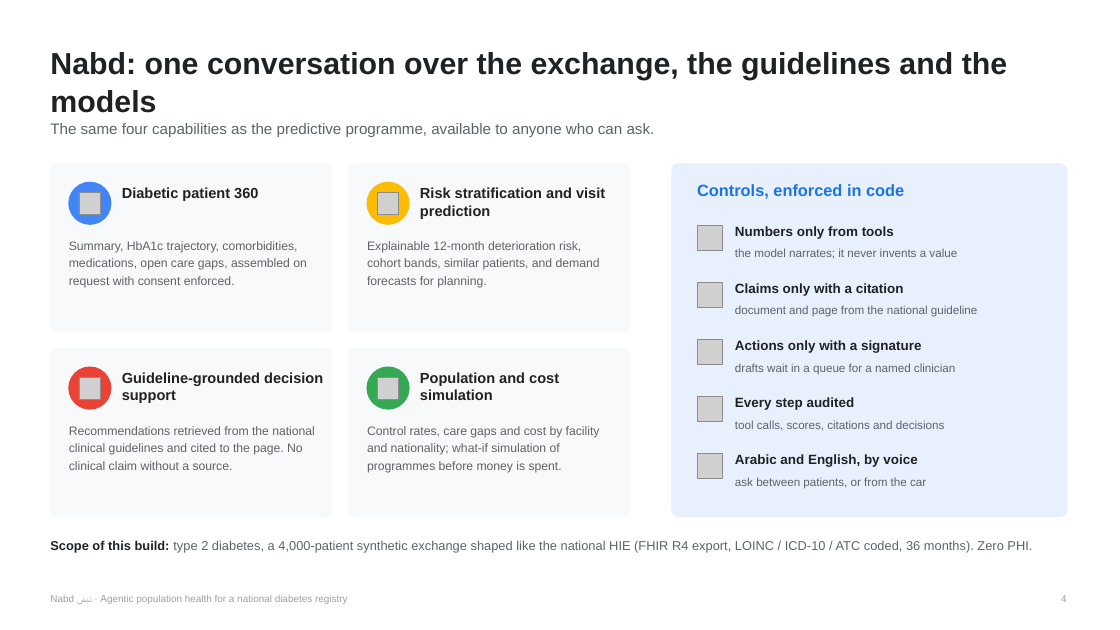
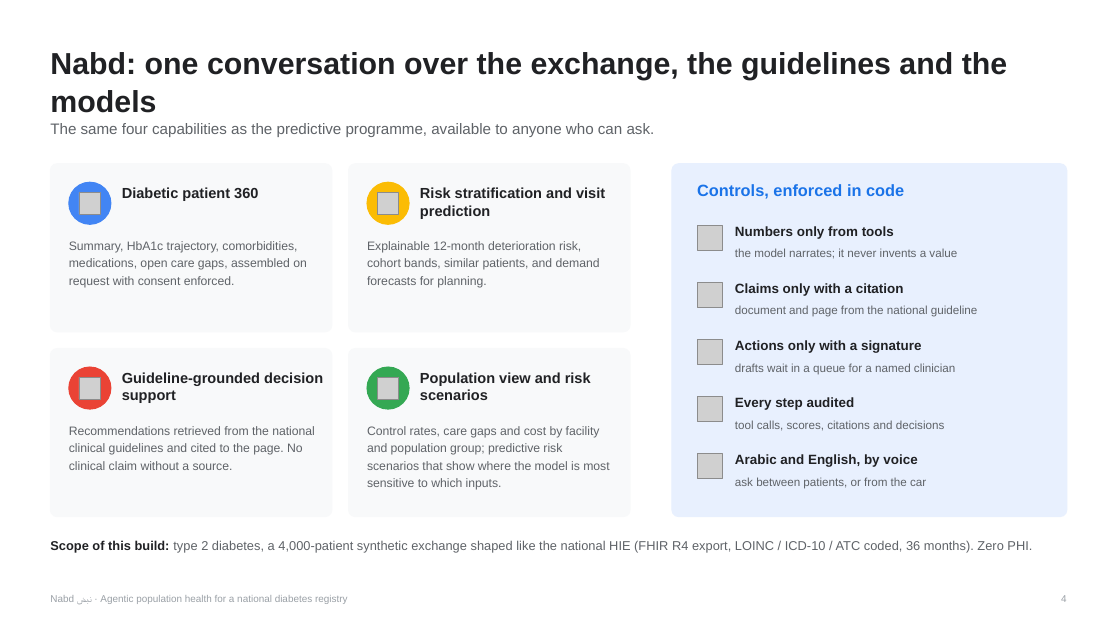
Before and after one commit to raedaldweik/G_Health, a slide deck: slide 4 of deck/Nabd.pptx. Drawn at 1120x630 pixels with LibreOffice and Linux fonts; fonts in the diff are those of the drawing; grey boxes stand for pictures. Boxes give left, top, right and bottom in pixels: in the first picture for what was removed or moved away, otherwise in the second. Text is boxed around its words. In the diff, an @@ line names an element or a change of style, - is before the commit and + after.

```diff
--- a/deck/Nabd.pptx
+++ b/deck/Nabd.pptx
@@ text at (x1=420, y1=372, x2=591, y2=400): text changed @@
-Population and cost simulation
+Population view and risk scenarios
@@ text at (x1=367, y1=426, x2=609, y2=490): text changed @@
-Control rates, care gaps and cost by facility and nationality; what-if simulation of programmes before money is spent.
+Control rates, care gaps and cost by facility and population group; predictive risk scenarios that show where the model is most sensitive to which inputs.
```
Also in this commit, not shown: 4 other slides changed, 23 other files.
